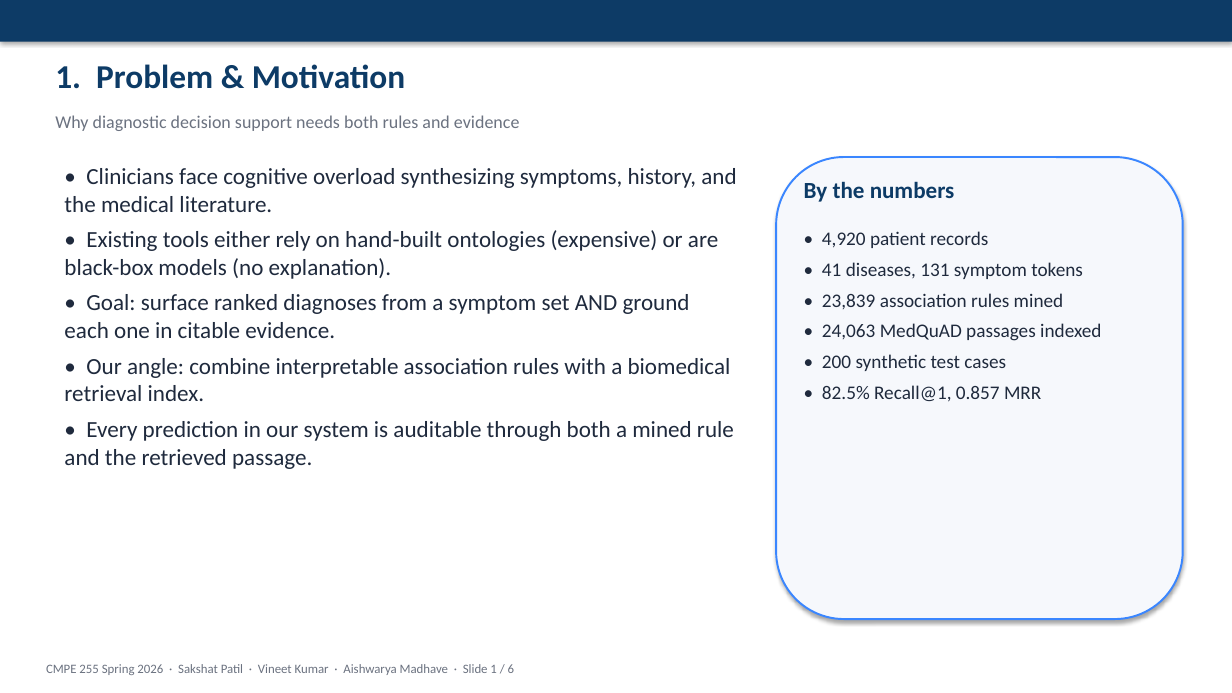
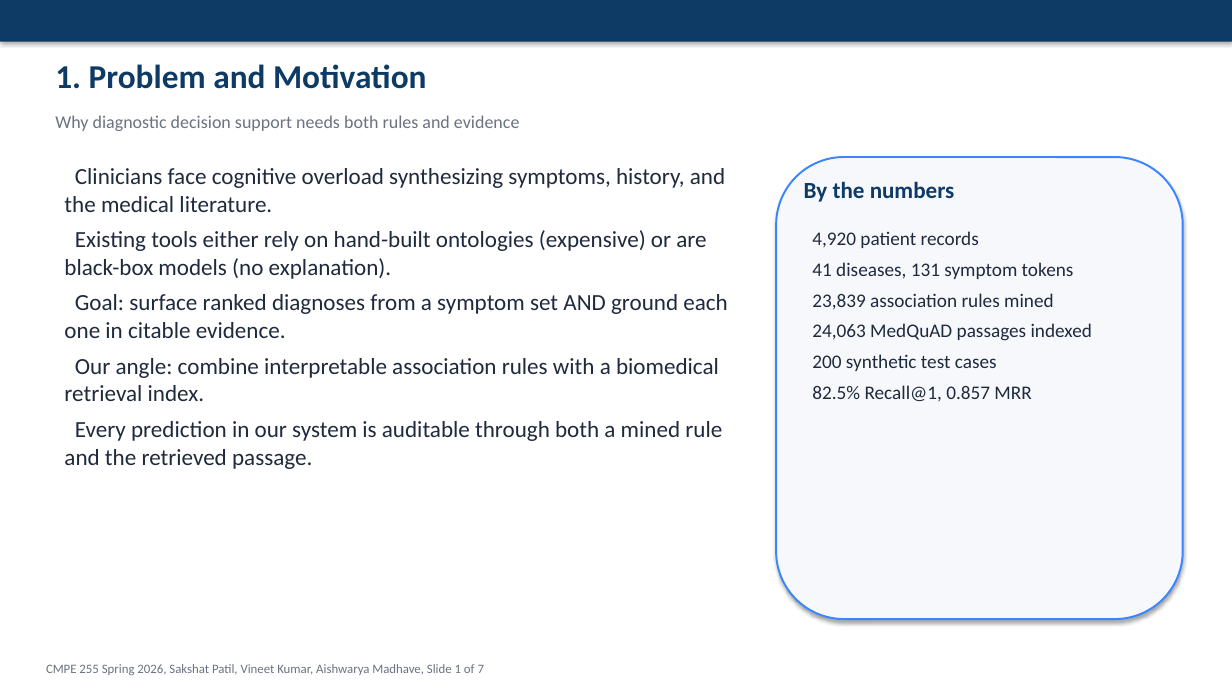
Before and after one commit to sakshat-patil/Symptom-Based-Disease-Identification-via-RAG, a slide deck: slide 2 of deliverables/slides/presentation.pptx. Drawn at 1232x693 pixels with LibreOffice and Linux fonts; fonts in the diff are those of the drawing. Boxes give left, top, right and bottom in pixels: in the first picture for what was removed or moved away, otherwise in the second. Text is boxed around its words. In the diff, an @@ line names an element or a change of style, - is before the commit and + after.

```diff
--- a/deliverables/slides/presentation.pptx
+++ b/deliverables/slides/presentation.pptx
@@ text at (x1=55, y1=64, x2=427, y2=89): text changed @@
-1. Problem & Motivation
+1. Problem and Motivation
@@ text at (x1=64, y1=168, x2=727, y2=469): text changed @@
-• Clinicians face cognitive overload synthesizing symptoms, history, and the medical literature.
-• Existing tools either rely on hand-built ontologies (expensive) or are black-box models (no explanation).
-• Goal: surface ranked diagnoses from a symptom set AND ground each one in citable evidence.
-• Our angle: combine interpretable association rules with a biomedical retrieval index.
-• Every prediction in our system is auditable through both a mined rule and the retrieved passage.
+Clinicians face cognitive overload synthesizing symptoms, history, and the medical literature.
+Existing tools either rely on hand-built ontologies (expensive) or are black-box models (no explanation).
+Goal: surface ranked diagnoses from a symptom set AND ground each one in citable evidence.
+Our angle: combine interpretable association rules with a biomedical retrieval index.
+Every prediction in our system is auditable through both a mined rule and the retrieved passage.
@@ text at (x1=812, y1=231, x2=1092, y2=401): text changed @@
-• 4,920 patient records
-• 41 diseases, 131 symptom tokens
-• 23,839 association rules mined
-• 24,063 MedQuAD passages indexed
-• 200 synthetic test cases
-• 82.5% Recall@1, 0.857 MRR
+4,920 patient records
+41 diseases, 131 symptom tokens
+23,839 association rules mined
+24,063 MedQuAD passages indexed
+200 synthetic test cases
+82.5% Recall@1, 0.857 MRR
@@ text at (x1=46, y1=664, x2=484, y2=675): text changed @@
-CMPE 255 Spring 2026 · Sakshat Patil · Vineet Kumar · Aishwarya Madhave · Slide 1 / 6
+CMPE 255 Spring 2026, Sakshat Patil, Vineet Kumar, Aishwarya Madhave, Slide 1 of 7
```
Also in this commit, not shown: 6 other slides changed, 1 slide added, 19 other files.
